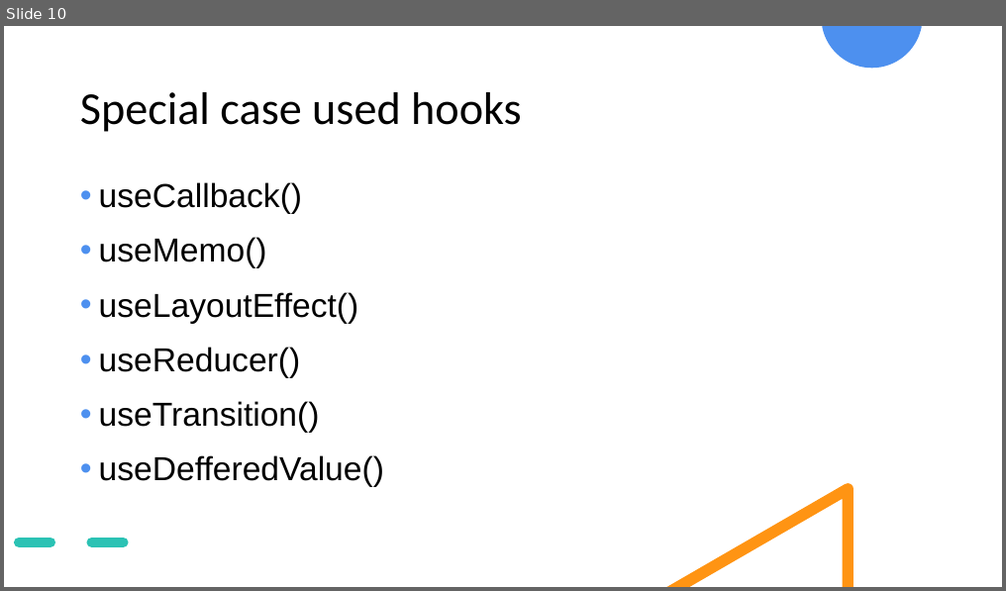
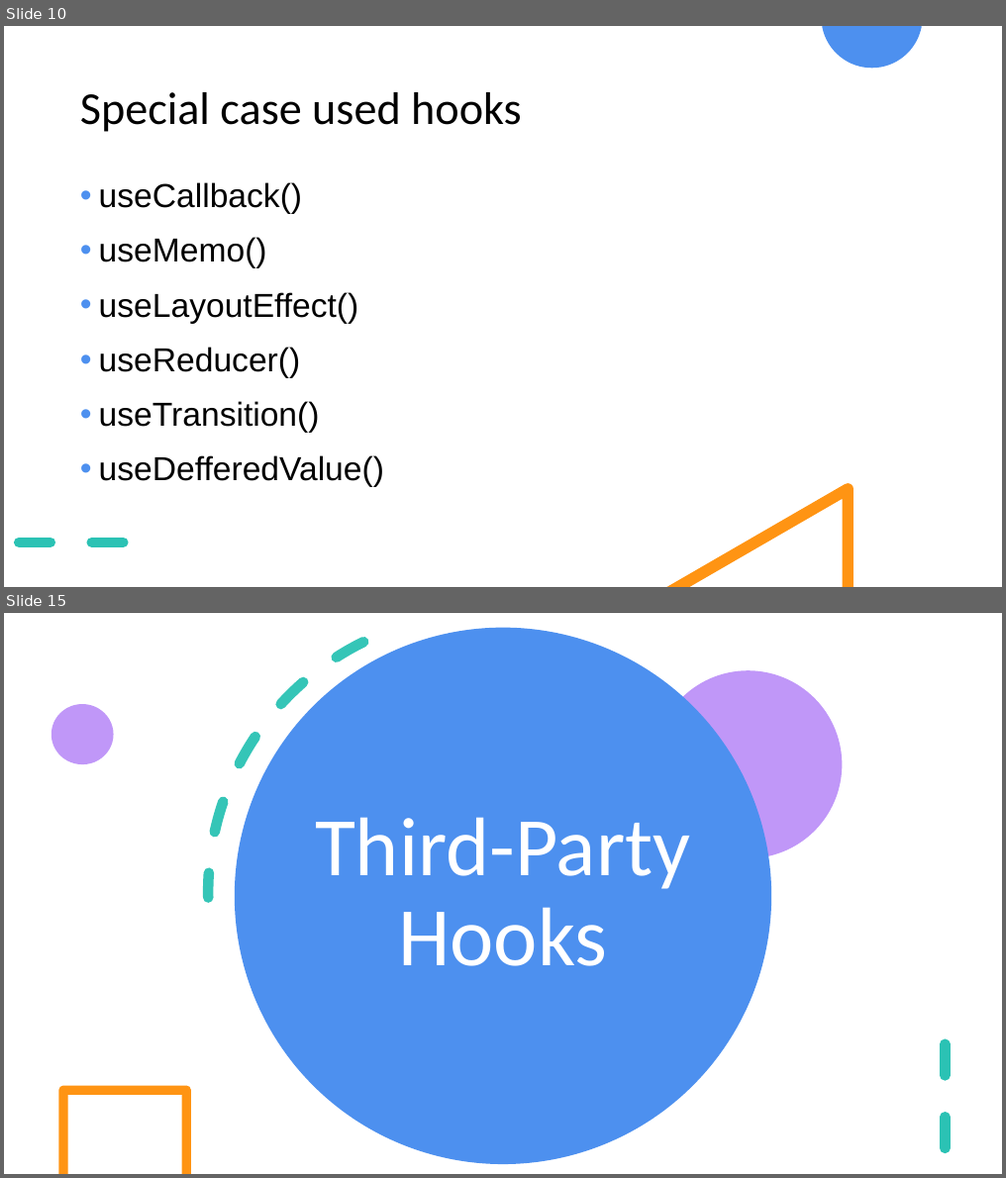
Before and after one commit to ompateldeveloper/learn-react-hooks, a slide deck: React & Hooks.pptx. Shown one above the other, each under a label of ours: slide 10 before the commit, slides 10 and 15 after it; the slides between them are not shown. The pictures are 1006x591 and 1006x1178 pixels, drawn with LibreOffice and Linux fonts; fonts in the diff are those of the drawing. Boxes give left, top, right and bottom in pixels: in the first picture for what was removed or moved away, otherwise in the second. Text is boxed around its words. In the diff, an @@ line names an element or a change of style, - is before the commit and + after.

Commit message:
some hooks added into example

```diff
--- a/React & Hooks.pptx
+++ b/React & Hooks.pptx
@@ slide 15 added at (4, 613, 1002, 1174), background #FFFFFF @@
@@ arc (boxed as its full ellipse) added at (114, 613, 860, 1174), outline #2BC2B4 10 pt dashed @@
@@ ellipse added at (235, 627, 771, 1164), fill #4D90EF @@
@@ ellipse added at (653, 670, 842, 859), fill #C097F8 @@
@@ ellipse added at (52, 704, 113, 765), fill #C097F8 @@
@@ title added at (315, 817, 690, 966), 80 pt, text #FFFFFF @@
+Third-Party Hooks
@@ line added from (945, 1045) to (945, 1174), #2BC2B4 10 pt dashed @@
@@ freeform shape added at (58, 1086, 191, 1174), fill #FF9413 @@
```
Also in this commit, not shown: 1 slide changed, 7 other slides added, 5 slides removed, 8 other files.
